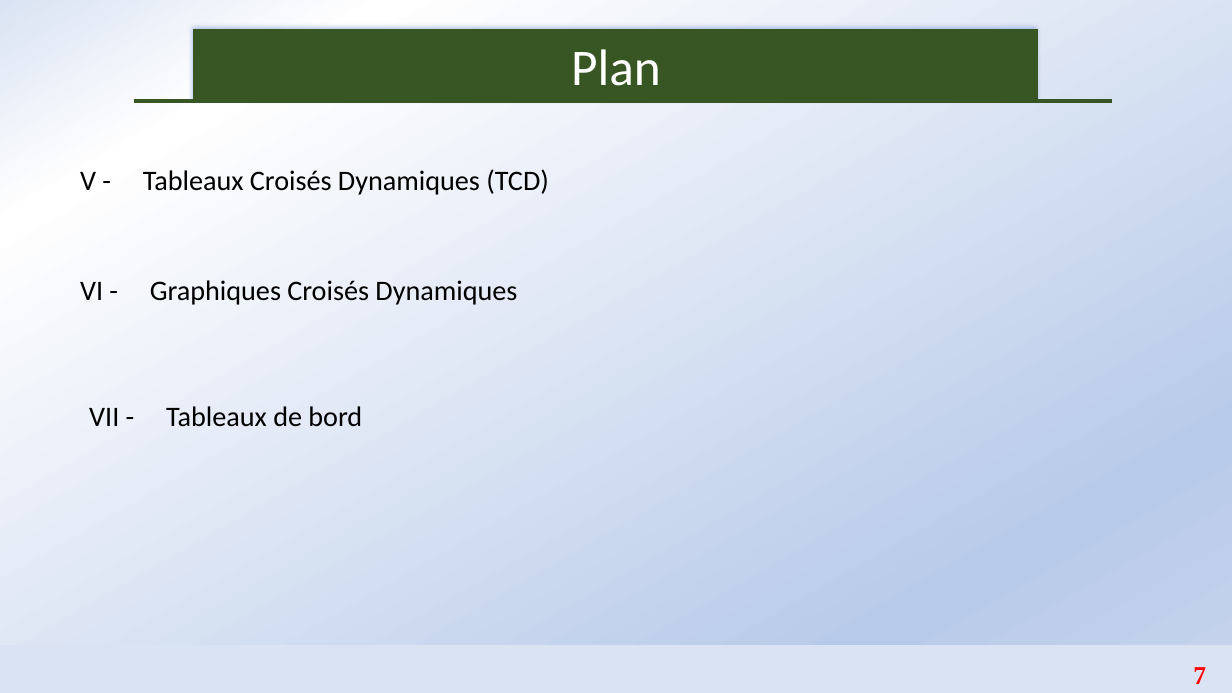
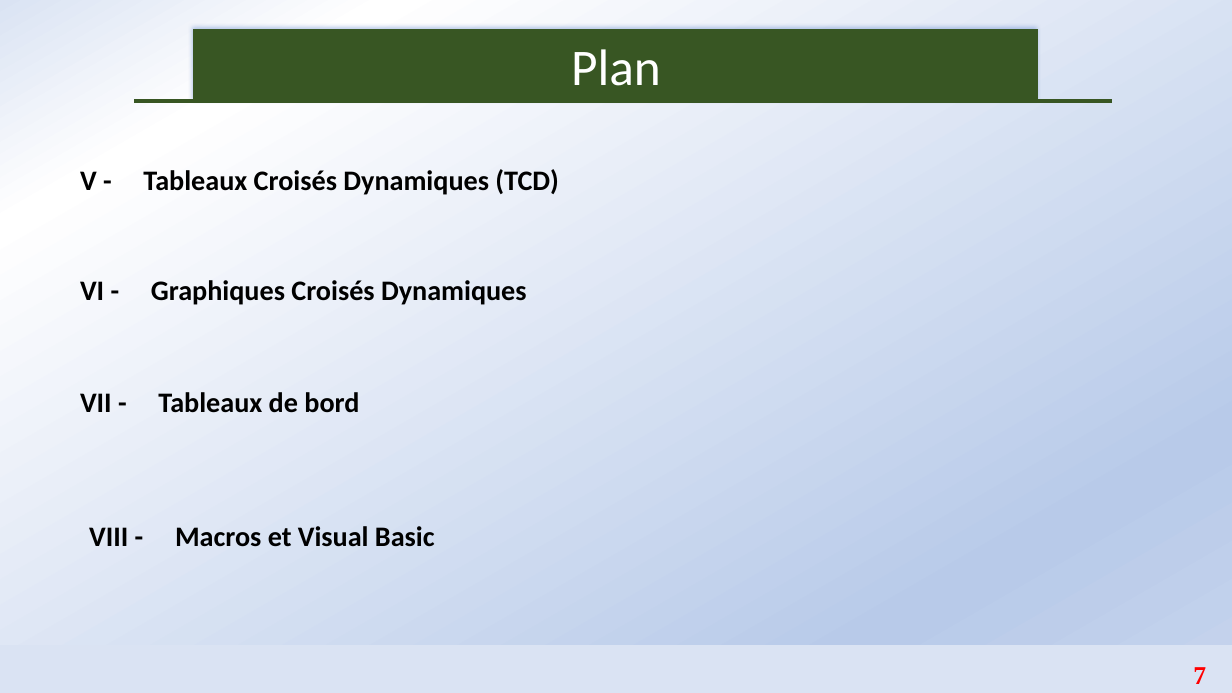
Before and after one commit to Abson-dev/Formation-Excel-IFDC, a slide deck: slide 7 of Cours/IFDC_0.pptx. Drawn at 1232x693 pixels with LibreOffice and Linux fonts; fonts in the diff are those of the drawing. Boxes give left, top, right and bottom in pixels: in the first picture for what was removed or moved away, otherwise in the second. Text is boxed around its words. In the diff, an @@ line names an element or a change of style, - is before the commit and + after.

```diff
--- a/Cours/IFDC_0.pptx
+++ b/Cours/IFDC_0.pptx
@@ bold on in 3 elements at bbox=[80, 169, 559, 195], bbox=[80, 280, 527, 305], bbox=[80, 392, 359, 413] @@
@@ text "VII - Tableaux de bord": place and size @@
-text "VII - Tableaux de bord" at bbox=[89, 406, 362, 427]
+text "VII - Tableaux de bord" at bbox=[80, 392, 359, 413]
@@ text added at bbox=[89, 526, 435, 547], 22 pt, text #000000, bold @@
+VIII - Macros et Visual Basic
```
Also in this commit, not shown: 5 other slides changed.
